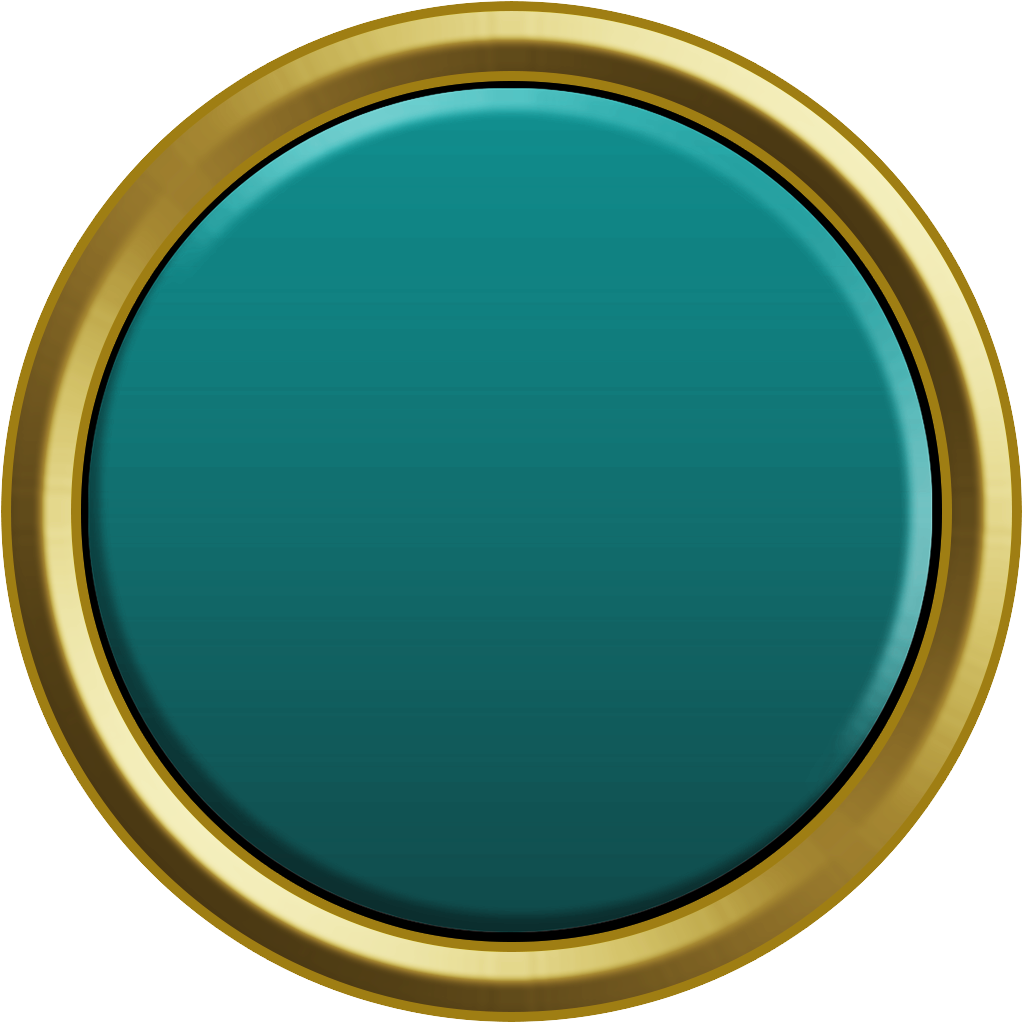
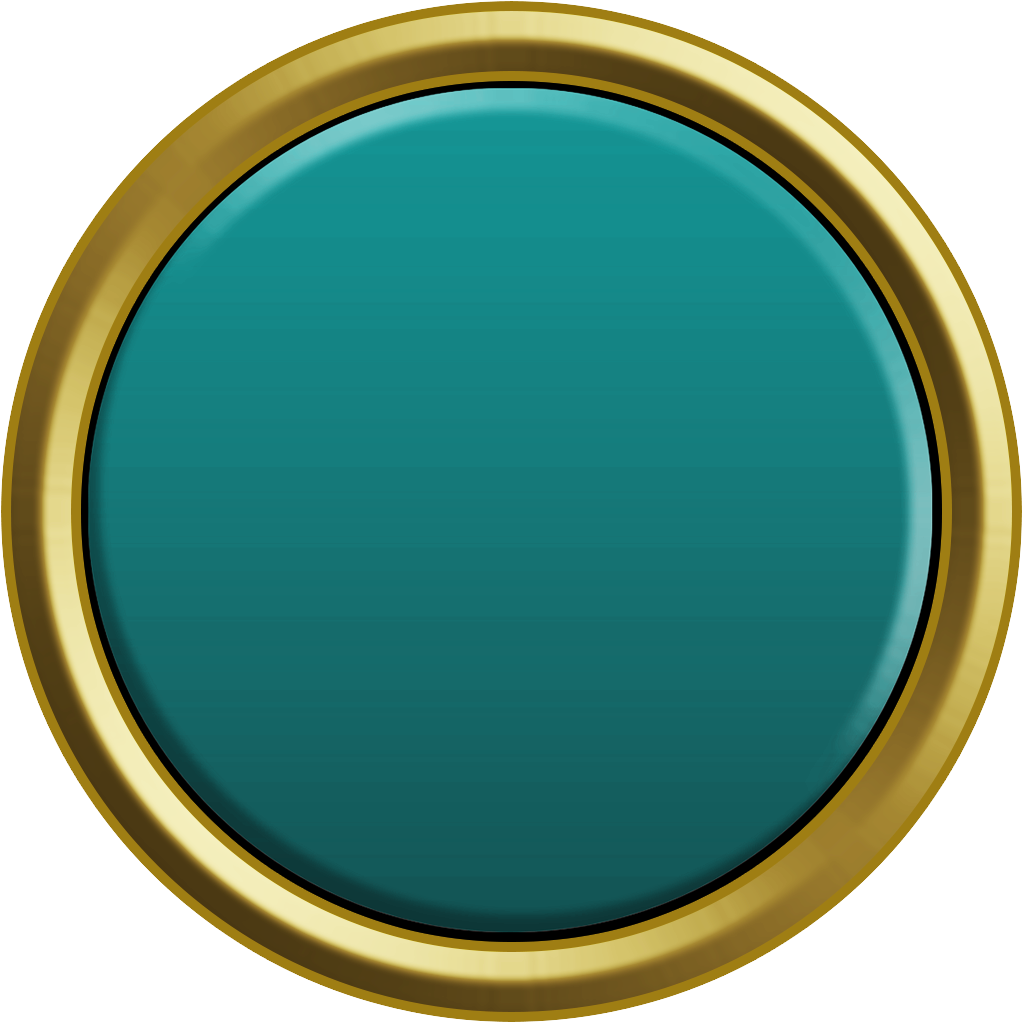
Layers edited between the first and the second w=1024, h=1024 image:
pixels changed over <box>88,88,933,933</box> (layer not identified)